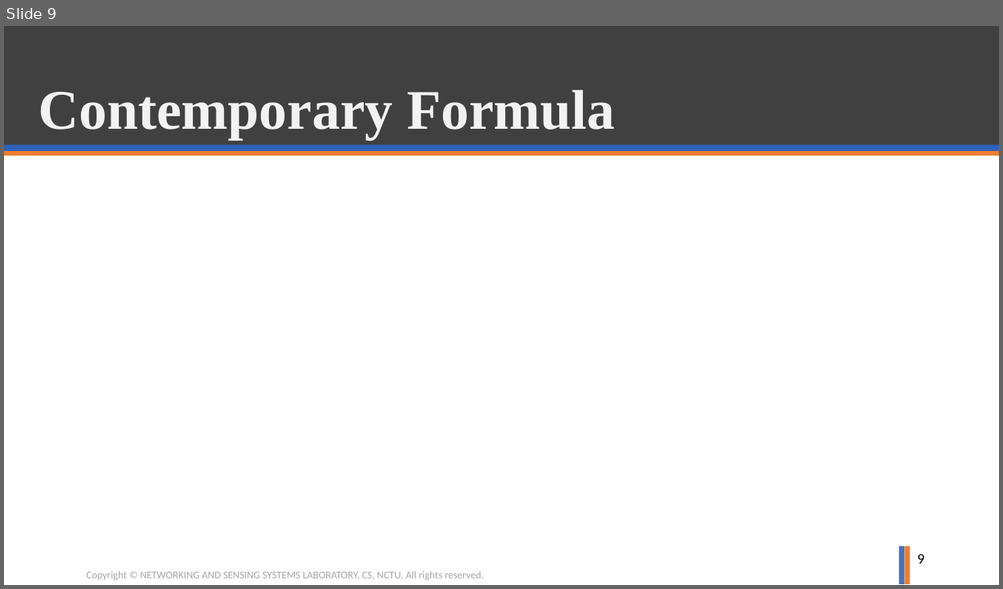
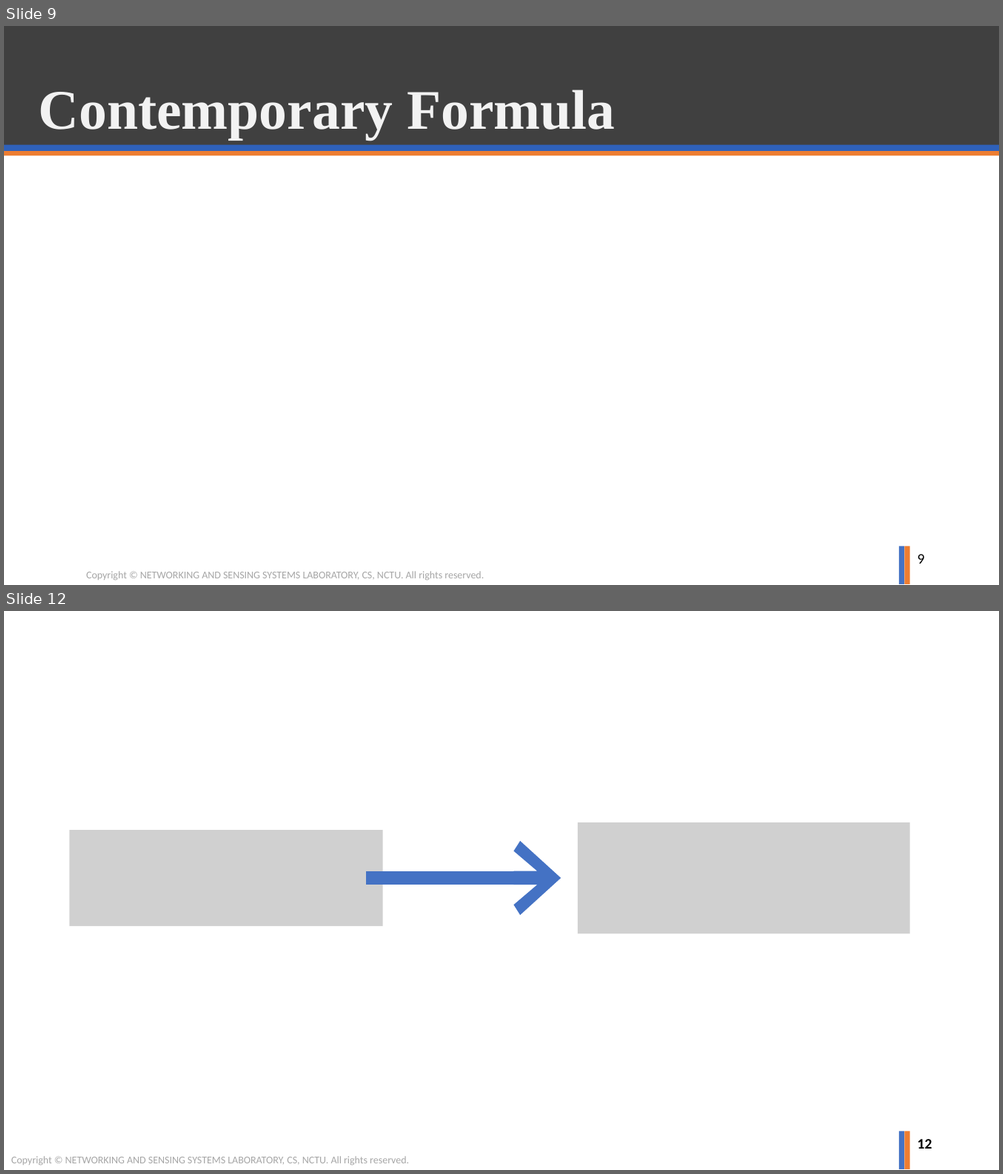
Before and after one commit to ghostkingwilly/Signal_Training_Freshman, a slide deck: Freshman_Training.pptx. Shown one above the other, each under a label of ours: slide 9 before the commit, slides 9 and 12 after it; the slides between them are not shown. The pictures are 1003x589 and 1003x1174 pixels, drawn with LibreOffice and Linux fonts; fonts in the diff are those of the drawing; grey boxes stand for pictures; background and template pictures are left out. Boxes give left, top, right and bottom in pixels: in the first picture for what was removed or moved away, otherwise in the second. Text is boxed around its words. In the diff, an @@ line names an element or a change of style, - is before the commit and + after.

```diff
--- a/Freshman_Training.pptx
+++ b/Freshman_Training.pptx
@@ slide 12 added at (x1=4, y1=611, x2=999, y2=1170), background #FFFFFF; not listed: 2 template elements that a slide beside it also shows @@
@@ picture added at (x1=70, y1=830, x2=383, y2=926) @@
@@ picture added at (x1=578, y1=823, x2=910, y2=934) @@
@@ arrow added from (366, 878) to (560, 878), #4472C4 13 pt @@
@@ page number added at (x1=917, y1=1139, x2=932, y2=1149), 14 pt, text #000000, bold @@
+12
@@ text added at (x1=11, y1=1156, x2=409, y2=1165), 10 pt, text #A6A6A6 @@
+Copyright © NETWORKING AND SENSING SYSTEMS LABORATORY, CS, NCTU. All rights reserved.
```
Also in this commit, not shown: 3 slides changed, 3 other files.
